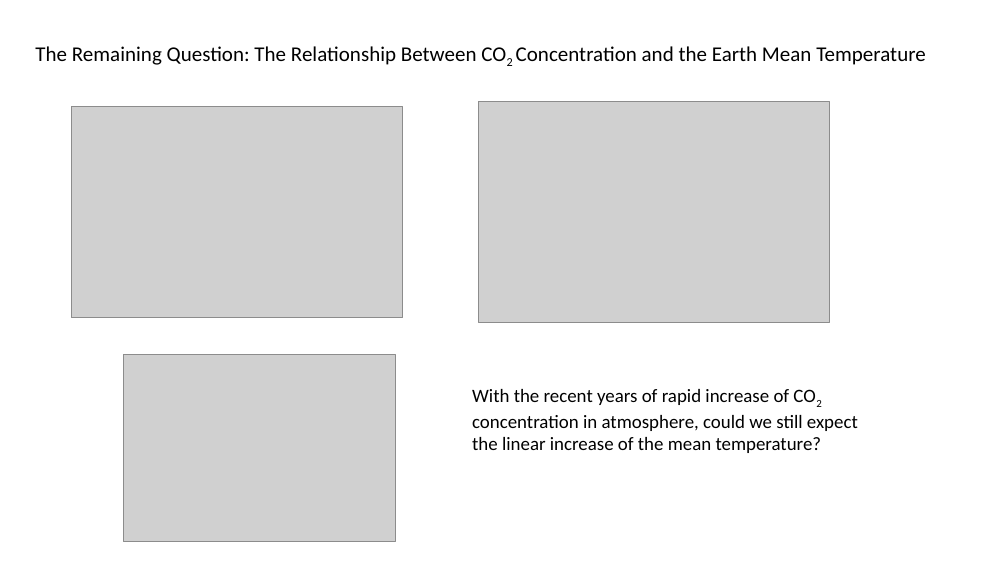
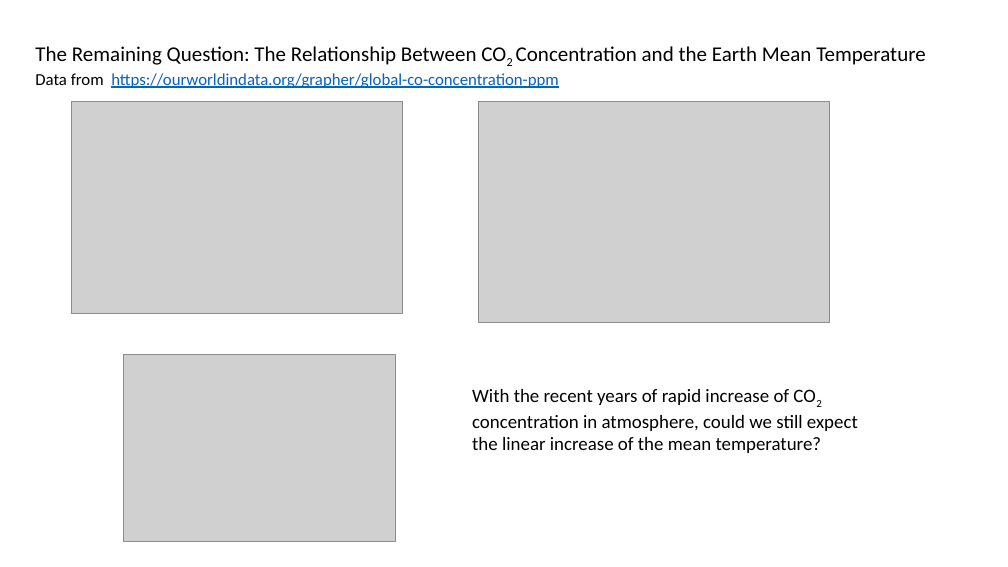
Before and after one commit to nshang88/Capstone-Projects, a slide deck: slide 17 of Capstone_Presentation_Climate.pptx. Drawn at 1008x567 pixels with LibreOffice and Linux fonts; fonts in the diff are those of the drawing; grey boxes stand for pictures. Boxes give left, top, right and bottom in pixels: in the first picture for what was removed or moved away, otherwise in the second. Text is boxed around its words. In the diff, an @@ line names an element or a change of style, - is before the commit and + after.

```diff
--- a/Capstone_Presentation_Climate.pptx
+++ b/Capstone_Presentation_Climate.pptx
@@ text at (35, 73, 559, 88): paragraph added @@
+Data from https://ourworldindata.org/grapher/global-co-concentration-ppm
@@ picture: place and size @@
-picture at (71, 107, 403, 318)
+picture at (71, 102, 403, 314)
```
Also in this commit, not shown: 1 other slide changed.
